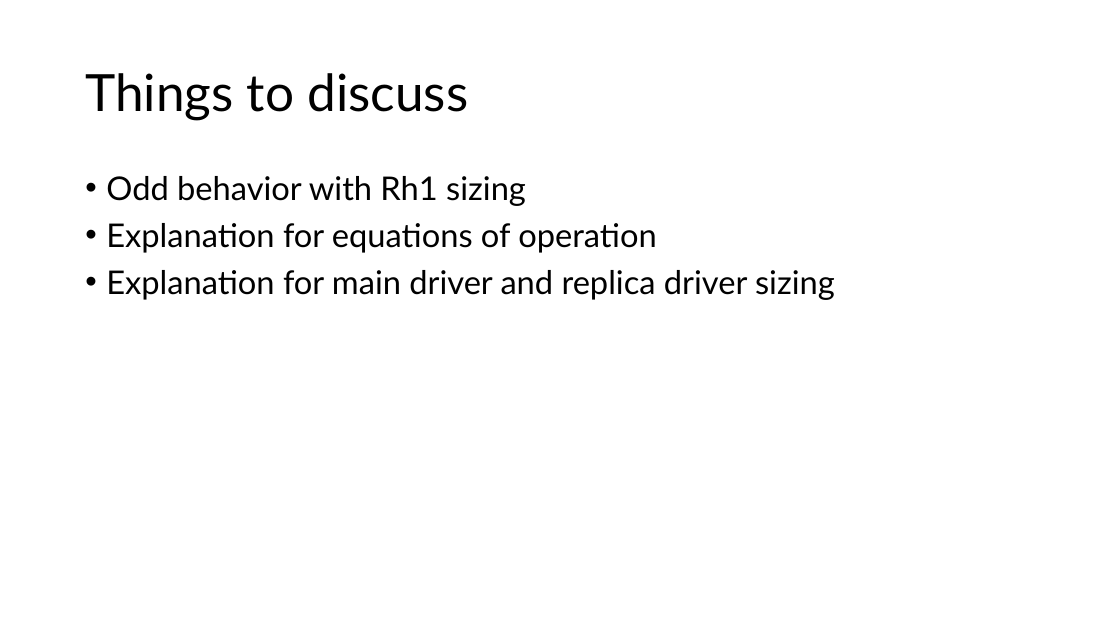
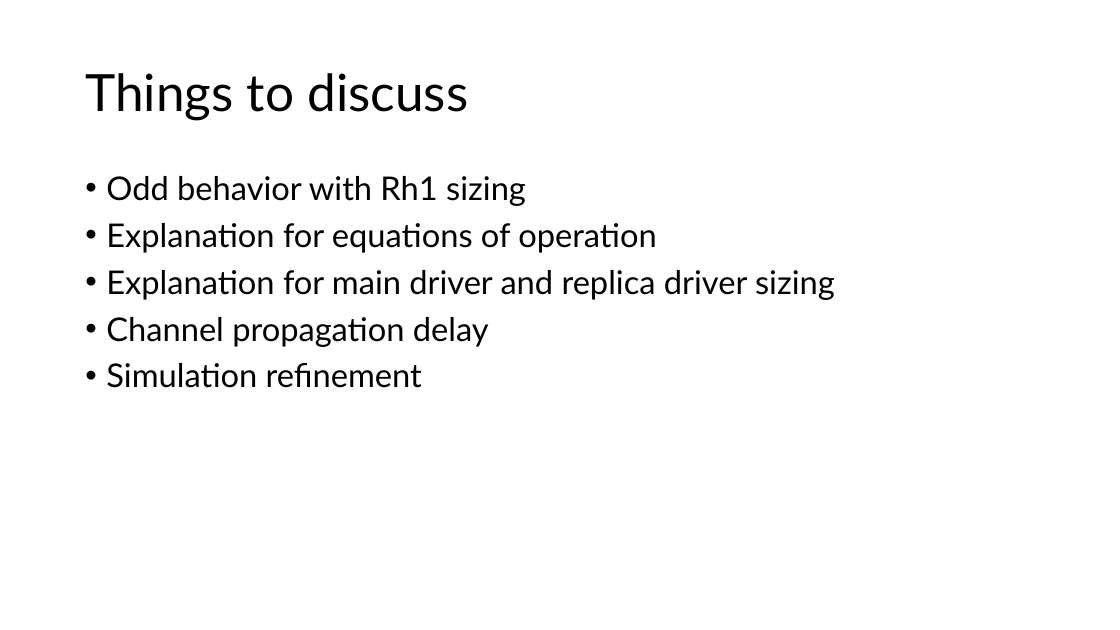
Before and after one commit to satvick16/thesis, a slide deck: slide 2 of nov26.pptx. Drawn at 1120x630 pixels with LibreOffice and Linux fonts; fonts in the diff are those of the drawing. Boxes give left, top, right and bottom in pixels: in the first picture for what was removed or moved away, otherwise in the second. Text is boxed around its words. In the diff, an @@ line names an element or a change of style, - is before the commit and + after.

```diff
--- a/nov26.pptx
+++ b/nov26.pptx
@@ text at bbox=[106, 317, 489, 388]: paragraphs added @@
+• Channel propagation delay
+• Simulation refinement
```
Also in this commit, not shown: 1 other slide changed, 6 slides added.
